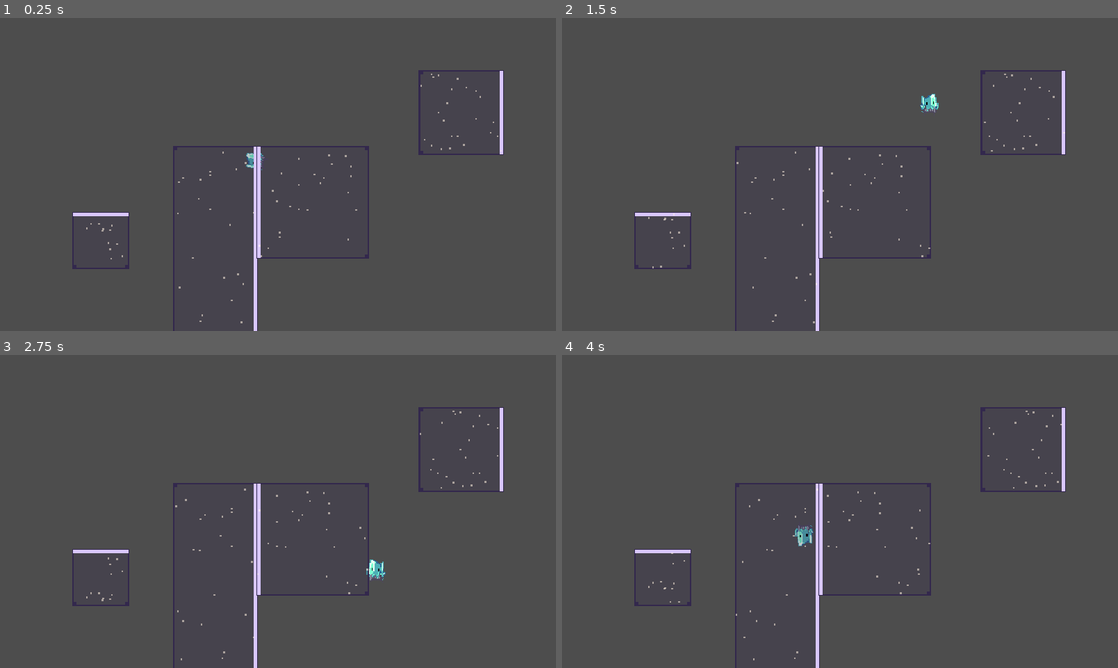
Above: before the commit, frames 1-4 (two rows, left to right).
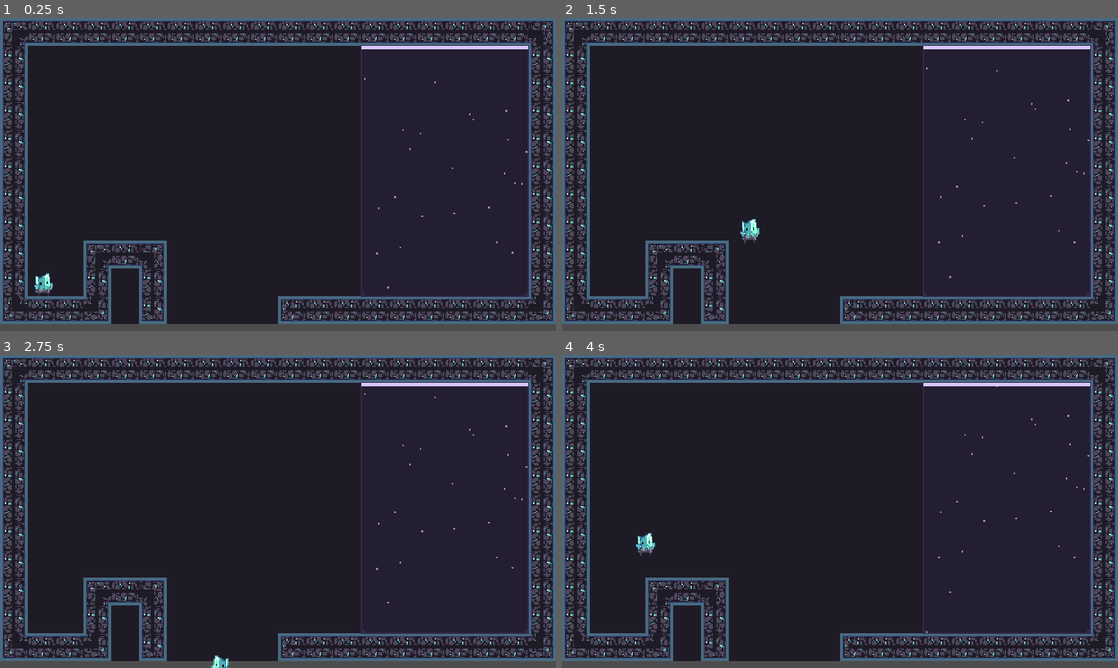
Above: after the commit, the same moments.

Repository: jmx2033/GRAVSWITCH
Game: Godot game, scene res://Scenes/main.tscn
The game is run twice, just before and just after one commit, with the same random seed, the same clock (stepped at 60 frames per second) and the same inputs. Before the commit the project starts from res://Scenes/game.tscn.
Inputs:
- Up to frame 1 (0.25 s): no input
- Up to frame 2 (1.5 s): hold D (move_right) from 0.53 s (still down); tap Space (jump) at 0.77 s
- Up to frame 3 (2.75 s): tap Space (jump) at 1.52 s; release D (move_right) at 2.03 s; hold A (move_left) from 2.03 s (still down)
- Up to frame 4 (4 s): release A (move_left) at 2.78 s; hold D (move_right) from 2.78 s (still down); tap Space (jump) at 3.02, 3.77 s

The runs differ from the first frame. In frame 1, 90% of the frame differs, in the area x 0-100%, y 0-100%; in frame 2, 90%; in frame 3, 90%; in frame 4, 90%.

Commit message:
feat(level): 新增用于判定出界死亡的death_bounds.gd，用于控制关卡加载、死亡/R键重置的主场景控制器game.gd。删除2冗余文件[P0-3]

Diff:
--- a/Scenes/game.gd
+++ /dev/null
@@ -1,46 +0,0 @@
-extends Node2D
-
-# 定义关卡大小常量
-const LEVEL_SIZE := Vector2(640, 352)
-
-# 预设的重生点坐标
-var spawn_point := Vector2(100, 100)
-
-func _ready() -> void:
-	var player_node = get_node_or_null("Player")
-
-	# 连接死亡信号
-	if player_node and player_node.has_signal("died"):
-		player_node.died.connect(_on_player_died)
-		print("系统提示：死亡信号已连接！")
-	else:
-		print("警告：未找到玩家节点，或者玩家节点没有 'died' 信号。")
-
-# 处理键盘输入 (R键重置)
-func _process(_delta):
-	# 检测是否按下了 R 键 (Input.KEY_R)
-	if Input.is_action_just_pressed("ui_text_backspace"):
-		# 这里为了保险，使用物理按键代码 KEY_R
-		pass
-
-	# 检测物理按键 R
-	if Input.is_action_just_pressed("restart"):
-		print("检测到 R 键，正在重载场景...")
-		reload_current_scene()
-
-# 这是一个自定义函数，用来处理玩家死亡后的逻辑
-func _on_player_died() -> void:
-	print("玩家死亡！正在重置位置...")
-
-	# 重生，这里的 await 会暂停这个函数 0.5 秒，而不影响游戏其他部分
-	await get_tree().create_timer(0.5).timeout
-
-	reload_current_scene()
-
-
-# 重载当前场景的功能函数
-func reload_current_scene():
-	# 获取当前场景的文件路径
-	var current_scene_path = get_tree().current_scene.scene_file_path
-	# 重新加载并切换场景
-	get_tree().change_scene_to_file(current_scene_path)
--- /dev/null
+++ b/Scenes/main.tscn
@@ -0,0 +1,16 @@
+[gd_scene format=3 uid="uid://cohl7m1fxjefw"]
+
+[ext_resource type="Script" uid="uid://bpbbbi3ytoj0c" path="res://Scripts/core/game.gd" id="1_game"]
+[ext_resource type="PackedScene" uid="uid://c3weq7t8eyox8" path="res://Scenes/level_0.tscn" id="2_level"]
+[ext_resource type="Script" uid="uid://cto0ucty03wxl" path="res://Scripts/level/death_bounds.gd" id="3_bounds"]
+
+[node name="Game" type="Node" unique_id=821458268]
+script = ExtResource("1_game")
+start_level = ExtResource("2_level")
+
+[node name="DeathBounds" type="Node" parent="." unique_id=1926696948]
+script = ExtResource("3_bounds")
+
+[node name="RespawnTimer" type="Timer" parent="." unique_id=533008173]
+wait_time = 0.5
+one_shot = true
--- a/Scripts/core/config.gd
+++ b/Scripts/core/config.gd
@@ -9,6 +9,8 @@
 const COYOTE_TIME: float = 0.10
 const JUMP_BUFFER_TIME: float = 0.12
 const GRAVITY_TURN_TIME: float = 0.12
+const LEVEL_SIZE: Vector2 = Vector2(640, 352)
+const RESPAWN_DELAY: float = 0.5
 
 ## 当前所有重力来源的合力加速度（像素/秒²）；无重力区时是基础向下重力 g。
 var gravity_acceleration: Vector2 = Vector2.DOWN * GRAVITY
--- /dev/null
+++ b/Scripts/core/game.gd
@@ -0,0 +1,72 @@
+extends Node
+
+## 主场景控制器：加载关卡，统一处理死亡重生和 R 重载。
+##
+## 关卡只负责地形与出生点；存活流程集中在这里，换关或加状态机时不用改玩家脚本。
+
+## 要加载的关卡场景；换关时替换这个引用。
+@export var start_level: PackedScene
+
+## 负责 Config.RESPAWN_DELAY 秒后的重生；超时后把玩家送回出生点。
+@onready var _respawn_timer: Timer = $RespawnTimer
+
+# 当前关卡的玩家，通过 player 组查找；关卡重新加载后会重新获取。
+var _player: Node = null
+# 当前关卡的出生点，来自关卡里的 Spawn 节点。
+var _spawn_position: Vector2 = Vector2.ZERO
+
+
+## 初始化重生计时器并加载起始关卡。
+func _ready() -> void:
+	# 场景里的 wait_time 只是默认值，实际时长以 Config 为准，方便统一调整。
+	_respawn_timer.wait_time = Config.RESPAWN_DELAY
+	_respawn_timer.timeout.connect(_on_respawn_timer_timeout)
+
+	if start_level == null:
+		push_error("game.gd：start_level 未设置")
+		return
+	_load_level(start_level)
+
+
+## R 键重载当前场景；放在 _unhandled_input 里，不抢 UI 的输入。
+func _unhandled_input(event: InputEvent) -> void:
+	if event.is_action_pressed("restart"):
+		get_viewport().set_input_as_handled()
+		get_tree().reload_current_scene()
+
+
+## 加载关卡：重置全局重力，缓存出生点，并连接玩家的 died 信号。
+func _load_level(level_scene: PackedScene) -> void:
+	# 重载场景时 autoload 不会重置；先恢复基础向下重力，避免残留上一局的合力。
+	Config.gravity_acceleration = Vector2.DOWN * Config.GRAVITY
+
+	var level: Node = level_scene.instantiate()
+	add_child(level)
+
+	var spawn: Node2D = level.get_node_or_null("Spawn") as Node2D
+	if spawn != null:
+		_spawn_position = spawn.global_position
+	else:
+		push_warning("game.gd：关卡缺少 Spawn，重生点使用 (0, 0)")
+
+	_player = get_tree().get_first_node_in_group("player")
+	if _player == null:
+		push_error("game.gd：关卡里找不到 player 组的节点")
+		return
+	# 缺信号时只报错并跳过连接，避免 connect 在运行时抛错。
+	if not _player.has_signal("died"):
+		push_error("game.gd：玩家节点缺少 died 信号")
+		return
+	_player.connect("died", _on_player_died)
+
+
+## 玩家死亡后启动重生计时；die() 已幂等，这里不用防重复。
+func _on_player_died() -> void:
+	_respawn_timer.start()
+
+
+## 计时结束，把玩家送回缓存的出生点。
+func _on_respawn_timer_timeout() -> void:
+	if not is_instance_valid(_player):
+		return
+	_player.call("respawn", _spawn_position)
--- /dev/null
+++ b/Scripts/level/death_bounds.gd
@@ -0,0 +1,25 @@
+extends Node
+
+## 出界死亡组件：每物理帧检查玩家中心点是否离开关卡矩形。
+##
+## 关卡矩形由 Config.LEVEL_SIZE 定义（20×11 格 = 640×352），
+## 不是屏幕的 640×360；四条边都可以出界。
+
+# 当前关卡的玩家，通过 player 组查找；关卡重载后会自动重新获取。
+var _player: Node2D = null
+
+
+## 玩家中心点越过任意一条边时调用 die()；die() 已幂等，这里不用防重复。
+func _physics_process(_delta: float) -> void:
+	if not is_instance_valid(_player):
+		_player = get_tree().get_first_node_in_group("player") as Node2D
+		if _player == null:
+			return
+
+	# global_position 是碰撞箱中心；出界按中心点判定，不按碰撞箱边缘。
+	# 边界是 0..640 / 0..352，恰好贴线不算出界。
+	var center: Vector2 = _player.global_position
+	if center.x < 0.0 or center.x > Config.LEVEL_SIZE.x:
+		_player.die()
+	elif center.y < 0.0 or center.y > Config.LEVEL_SIZE.y:
+		_player.die()
--- a/main_menu.tscn
+++ /dev/null
@@ -1,41 +0,0 @@
-[gd_scene format=3 uid="uid://bhkgbm20p20vf"]
-
-[node name="MainMenu" type="Control" unique_id=1896528018]
-layout_mode = 3
-anchors_preset = 15
-anchor_right = 1.0
-anchor_bottom = 1.0
-grow_horizontal = 2
-grow_vertical = 2
-
-[node name="ButtonPlay" type="Button" parent="." unique_id=2026426642]
-layout_mode = 1
-anchors_preset = 8
-anchor_left = 0.5
-anchor_top = 0.5
-anchor_right = 0.5
-anchor_bottom = 0.5
-offset_left = -125.0
-offset_top = -111.0
-offset_right = 126.0
-offset_bottom = -5.0
-grow_horizontal = 2
-grow_vertical = 2
-theme_override_font_sizes/font_size = 33
-text = "开始游戏"
-
-[node name="ButtonQuit" type="Button" parent="." unique_id=608968080]
-layout_mode = 1
-anchors_preset = 8
-anchor_left = 0.5
-anchor_top = 0.5
-anchor_right = 0.5
-anchor_bottom = 0.5
-offset_left = -124.0
-offset_top = 39.0
-offset_right = 127.0
-offset_bottom = 145.0
-grow_horizontal = 2
-grow_vertical = 2
-theme_override_font_sizes/font_size = 33
-text = "退出游戏"
--- a/project.godot
+++ b/project.godot
@@ -11,7 +11,7 @@
 [application]
 
 config/name="GRAVSWITCH"
-run/main_scene="uid://co0dxsh54ae13"
+run/main_scene="res://Scenes/main.tscn"
 config/features=PackedStringArray("4.7", "GL Compatibility")
 config/icon="res://icon.svg"
 
Not shown, removed: Scenes/game.gd.uid
Not shown, added: Scripts/core/game.gd.uid
Not shown, added: Scripts/level/death_bounds.gd.uid
